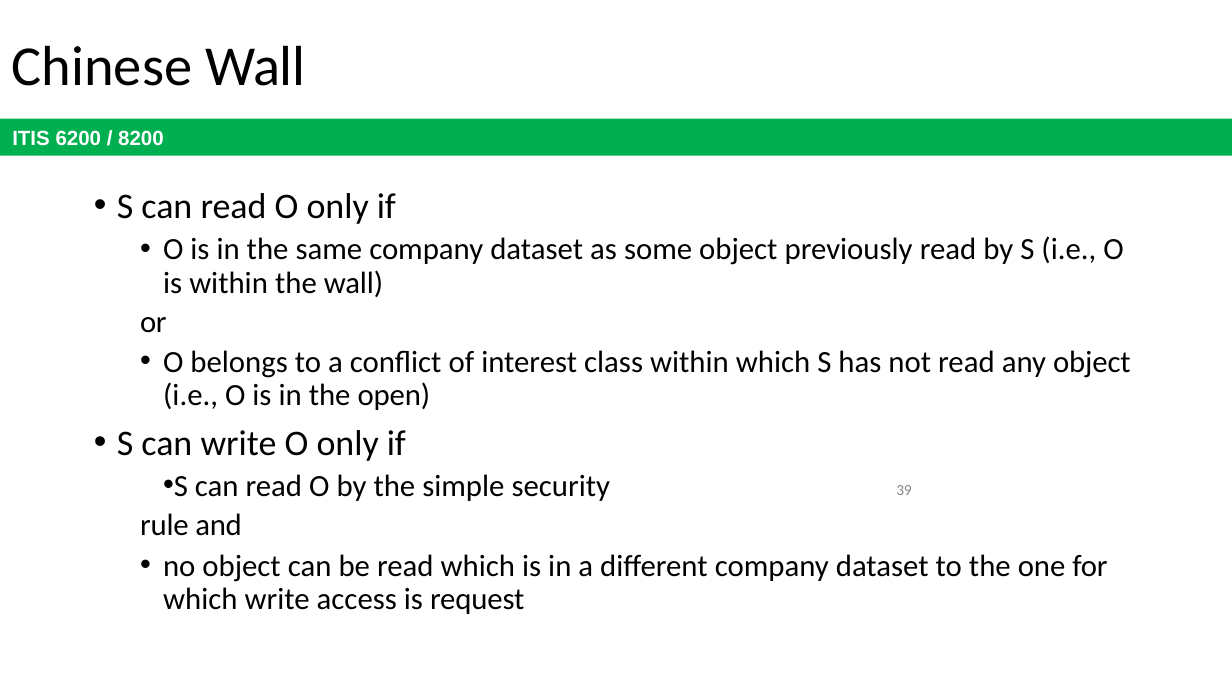
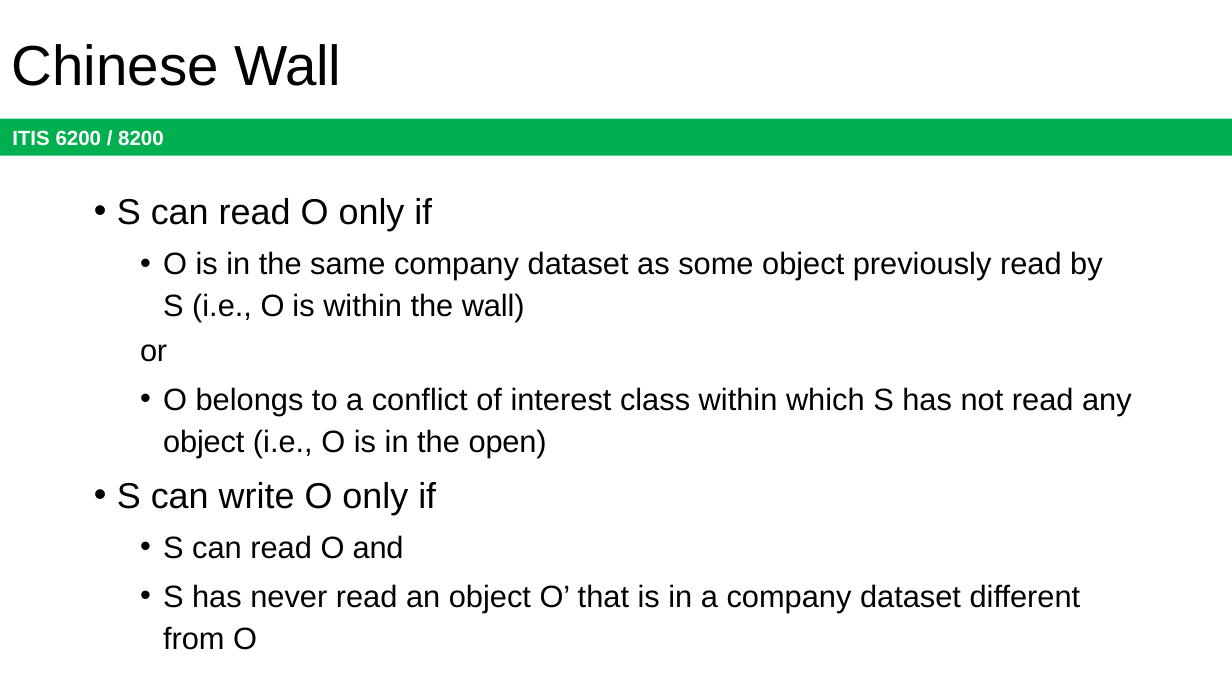
Before and after one commit to jx5c/github.io, a slide deck: slide 39 of teaching/ITIS6200/2023fa/lectures/lec09.pptx. Drawn at 1232x693 pixels with LibreOffice and Linux fonts; fonts in the diff are those of the drawing. Boxes give left, top, right and bottom in pixels: in the first picture for what was removed or moved away, otherwise in the second. Text is boxed around its words. In the diff, an @@ line names an element or a change of style, - is before the commit and + after.

```diff
--- a/teaching/ITIS6200/2023fa/lectures/lec09.pptx
+++ b/teaching/ITIS6200/2023fa/lectures/lec09.pptx
@@ title "Chinese Wall" at (12,44,342,86): font Calibri to Arial @@
@@ text at (117,198,1132,515): font Calibri to Arial in "S can read O only if", "O is in the same company dataset ...", "or", "O belongs to a conflict of interest ..." and 1 more places; line spacing 1 to 1.14; line spacing 19.4pt to 1.14 @@
@@ page number removed at (896,485,911,495) @@
-39
@@ text at (163,535,1081,650): text changed; font Calibri to Arial @@
-  • S can read O by the simple security rule and
-  • no object can be read which is in a different company dataset to the one for which write access is request
+  • S can read O and
+  • S has never read an object O’ that is in a company dataset different from O
```
Also in this commit, not shown: 29 other slides changed, 1 slide added, 1 slide removed.
